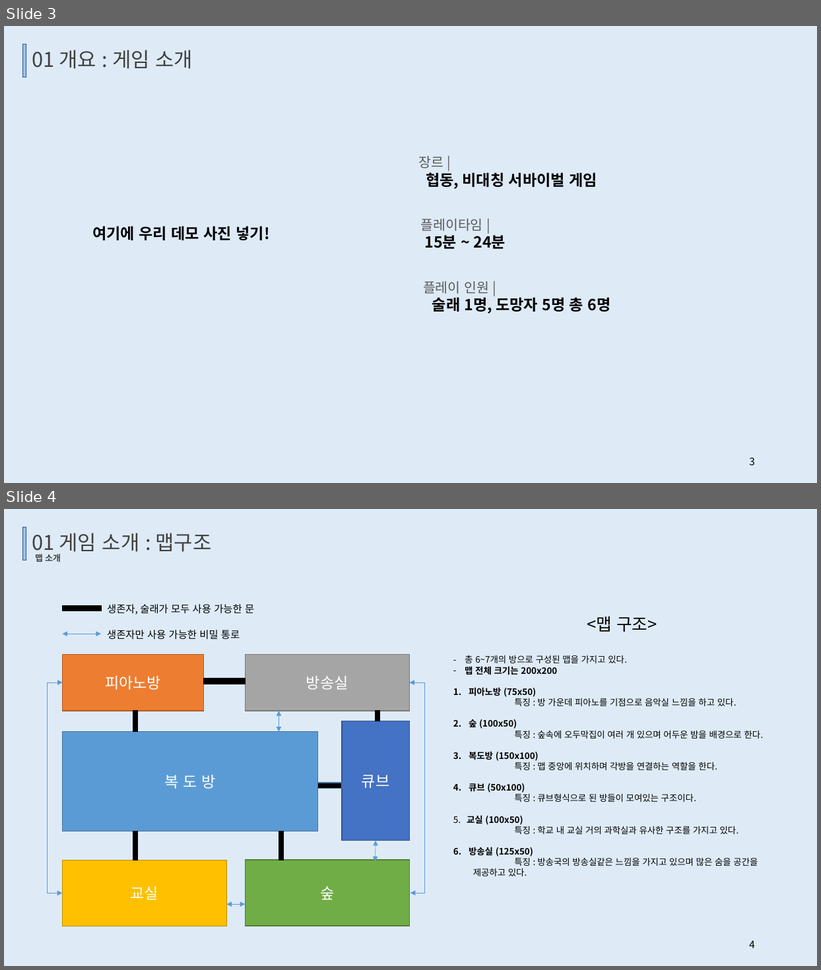
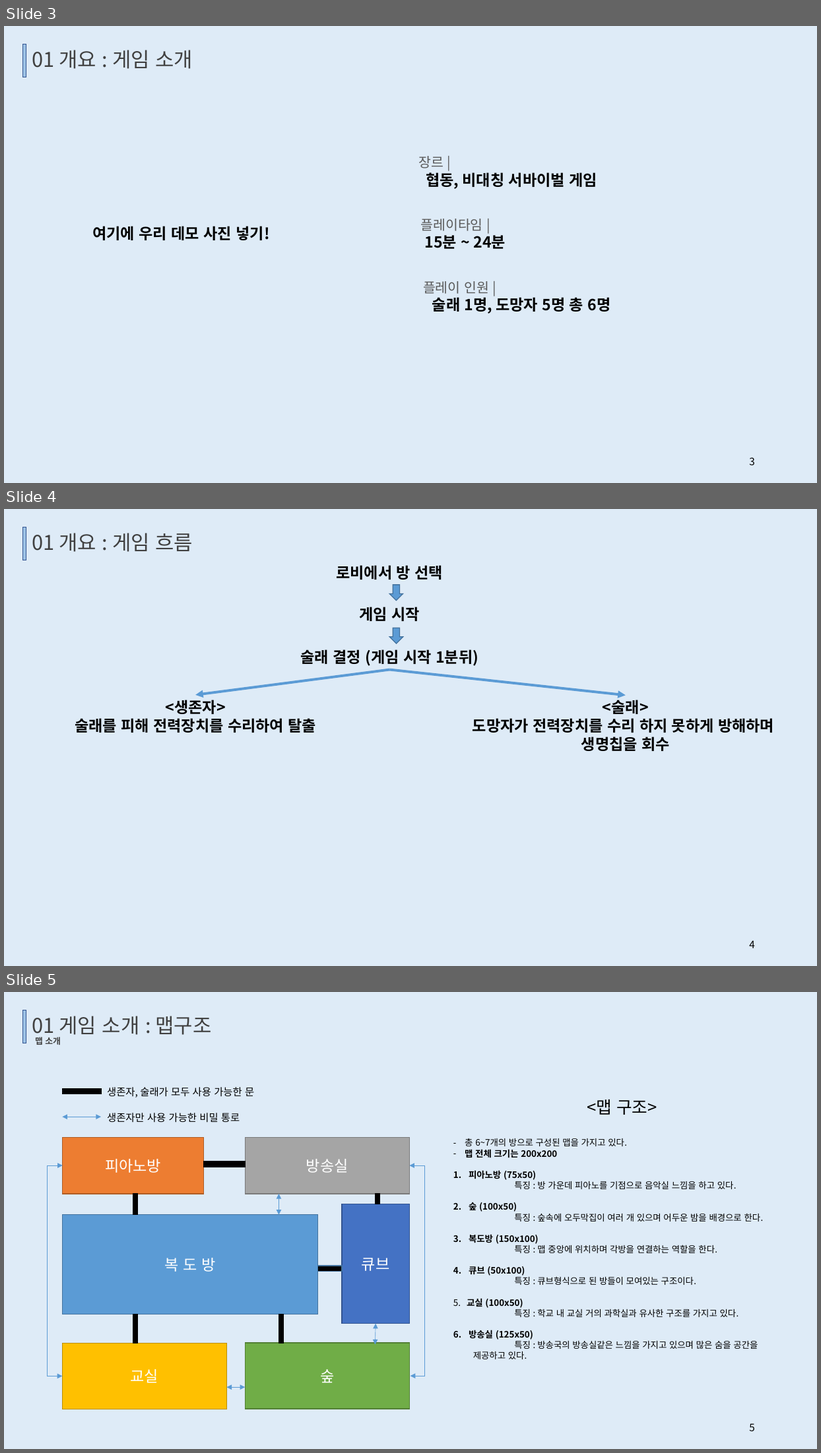
Before and after one commit to TUKoreaEscape/Graduation_Project, a slide deck: Graduation_Document/중간발표.pptx. Shown one above the other, each under a label of ours: slides 3 and 4 before the commit, slides 3, 4 and 5 after it. The pictures are 821x970 and 821x1453 pixels, drawn with LibreOffice and Linux fonts; fonts in the diff are those of the drawing. Boxes give left, top, right and bottom in pixels: in the first picture for what was removed or moved away, otherwise in the second. Text is boxed around its words. In the diff, an @@ line names an element or a change of style, - is before the commit and + after.

```diff
--- a/Graduation_Document/중간발표.pptx
+++ b/Graduation_Document/중간발표.pptx
@@ slide 4 added at [4,509,817,966], background #DEEBF7 @@
@@ rectangle added at [23,527,26,560], fill #9DC3E6, outline #325491 1 pt @@
@@ text added at [32,533,193,552], 24 pt, text #404040 @@
+01 개요 : 게임 흐름
@@ text added at [336,565,444,580], 18 pt, text #000000, bold @@
+로비에서 방 선택
@@ down arrow added at [389,585,403,601], fill #5B9BD5, outline #43739E 1 pt @@
@@ text added at [360,607,420,621], 18 pt, text #000000, bold @@
+게임 시작
@@ down arrow added at [389,628,403,644], fill #5B9BD5, outline #43739E 1 pt @@
@@ text added at [301,650,479,666], 18 pt, text #000000, bold @@
+술래 결정 (게임 시작 1분뒤)
@@ arrow added from (389, 670) to (195, 695), #5B9BD5 3 pt @@
@@ arrow added from (389, 670) to (626, 696), #5B9BD5 3 pt @@
@@ text added at [75,700,317,733], 18 pt, text #000000, bold @@
+<생존자>
+술래를 피해 전력장치를 수리하여 탈출
@@ text added at [473,698,774,751], 18 pt, text #000000, bold @@
+<술래>
+도망자가 전력장치를 수리 하지 못하게 방해하며
+생명칩을 회수
@@ page number added at [749,941,755,949], 12 pt, text #000000 @@
+4
@@ what was slide 4 is now slide 5 @@
@@ page number at [749,1424,755,1432]: text changed @@
-4
+5
```
Also in this commit, not shown: 4 slides changed, 4 other slides added.
